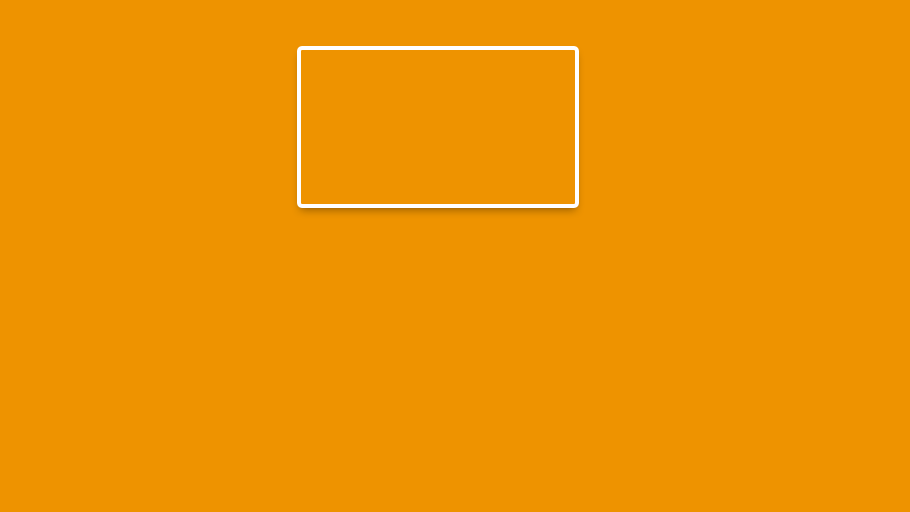
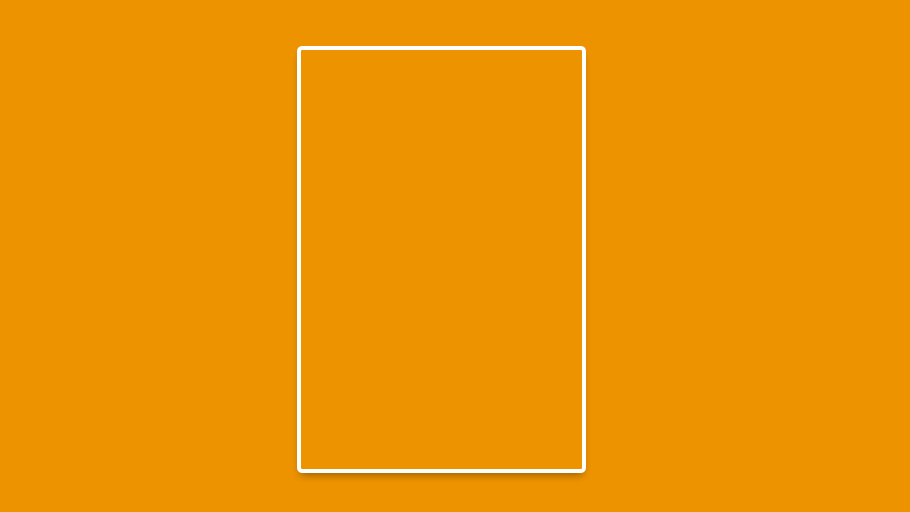
Layered file, before and after one edit (910px x 512px). Changes by layer:
hid group "button" (3 layers) over [300, 49, 582, 211]
renamed "poster_focus Kopie" to "focus", hid it, painted on it over [300, 49, 582, 211]
renamed "poster_focus" to "shadow", hid it over [301, 50, 576, 205]
showed group "poster" (3 layers) over [300, 49, 583, 470]
showed "poster_focus Kopie" (2nd of 2, in "poster"), painted on it over [300, 49, 583, 470]
